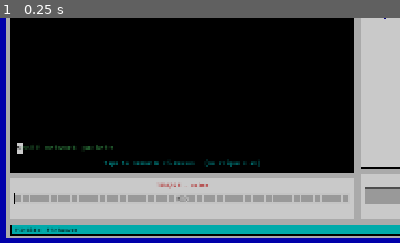
Above: before the commit, frame 1.
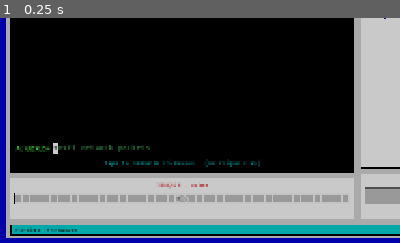
Above: after the commit, the same moment.

Repository: jogaulupeau/CyberIncrement
Game: Godot game, scene res://scenes/main.tscn
Two runs of this game, one before a commit and one after it. Both use one fixed random seed, a clock stepped at 60 frames per second and the inputs below.
Inputs:
- Up to frame 1 (0.25 s): no input
The pictures show only the part of the screen within x 0-50%, y 50-100%; the shares and areas given below are measured in that part.

The runs differ from the first frame. In frame 1, 0.5% of the frame differs, in the area x 3-38%, y 55-61%.

Commit message:
UI terminal : préfixe de prompt A:\NEXUS> devant la ligne de commande
Retouches éditeur : la ligne de frappe est précédée d'un prompt vert fixe
(HBox TCommand), largeur mini du CommandLabel, et FxLayer/Flash masqués au repos.

Co-Authored-By: Claude Opus 4.8 <noreply@anthropic.com>

Diff:
--- a/scenes/main.tscn
+++ b/scenes/main.tscn
@@ -431,9 +431,19 @@
 bbcode_enabled = true
 scroll_following = true
 
-[node name="CommandLabel" type="RichTextLabel" parent="HUD/Root/Body/Left/Terminal/TVBox"]
-unique_name_in_owner = true
-custom_minimum_size = Vector2(0, 26)
+[node name="TCommand" type="HBoxContainer" parent="HUD/Root/Body/Left/Terminal/TVBox"]
+layout_mode = 2
+mouse_filter = 2
+
+[node name="CommandPrefix" type="Label" parent="HUD/Root/Body/Left/Terminal/TVBox/TCommand"]
+layout_mode = 2
+theme_override_colors/font_color = Color(0.333, 1, 0.333, 1)
+theme_override_font_sizes/font_size = 13
+text = "A:\\NEXUS>"
+
+[node name="CommandLabel" type="RichTextLabel" parent="HUD/Root/Body/Left/Terminal/TVBox/TCommand"]
+unique_name_in_owner = true
+custom_minimum_size = Vector2(500, 26)
 layout_mode = 2
 mouse_filter = 2
 theme_override_font_sizes/normal_font_size = 16
@@ -699,6 +709,7 @@
 
 [node name="FxLayer" type="Control" parent="."]
 unique_name_in_owner = true
+visible = false
 layout_mode = 1
 anchors_preset = 15
 anchor_right = 1.0
@@ -725,6 +736,7 @@
 
 [node name="Flash" type="ColorRect" parent="."]
 unique_name_in_owner = true
+visible = false
 layout_mode = 1
 anchors_preset = 15
 anchor_right = 1.0
